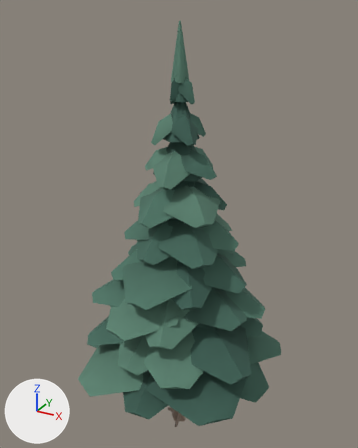
An edit to the glTF model web/public/assets/models/trees/spruce.far.glb, drawn before and after from the same camera.
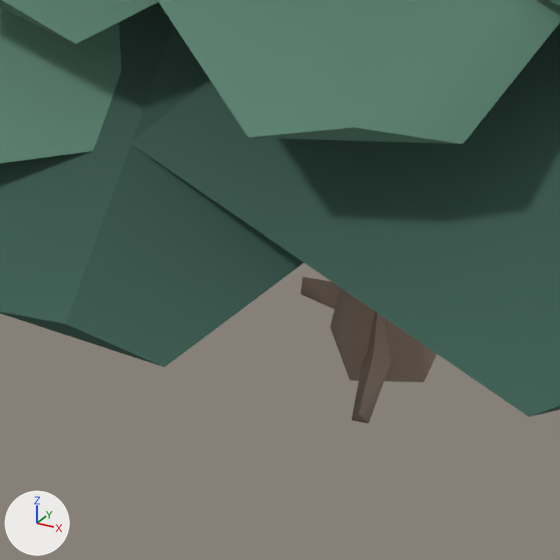
There are two pictures of each version: one whole from a 50 mm camera at (5.28, -9.62, 10.77) aimed at (-0.13, 0.22, 5.85), one close up on the part from 35% to 57% of the width and 83% to 100% of the height. Arrows for +X, +Y and +Z are at lower left; the lights stay in place. The first two pictures are the older version.

Objects in the first close-up: 'spruce'.
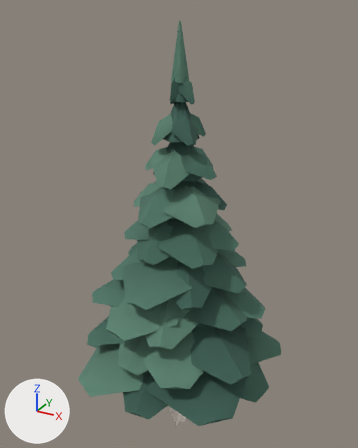
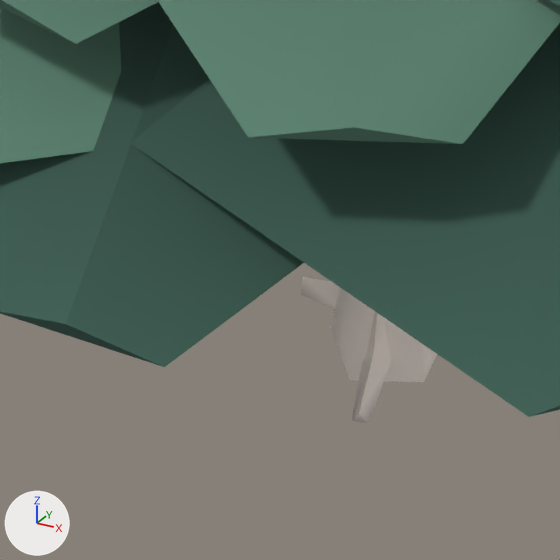
The change, as a list of edits to the scene's bpy script:
```text
Change mat_bark:
    where n2 = _N.new('ShaderNodeMix'); n2.name = 'Mix'
    n2.inputs[7].default_value: (0.27, 0.195, 0.144, 1.0) -> (1.0, 0.888, 0.807, 1.0)  # 'B', brown #8e7a6a -> 'B', pale yellow #fff2e8
```

Where the change shows, as pixel boxes [x1, y1, x2, y2] in the close-ups (560 x 560 px):
'spruce', surface changed (lighter)
    both: [301, 277, 440, 424]
